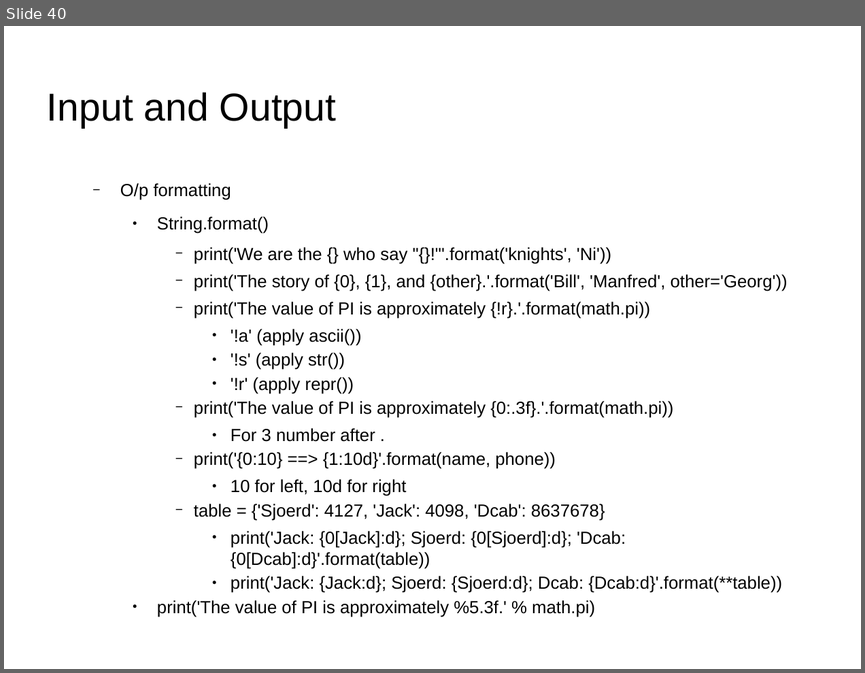
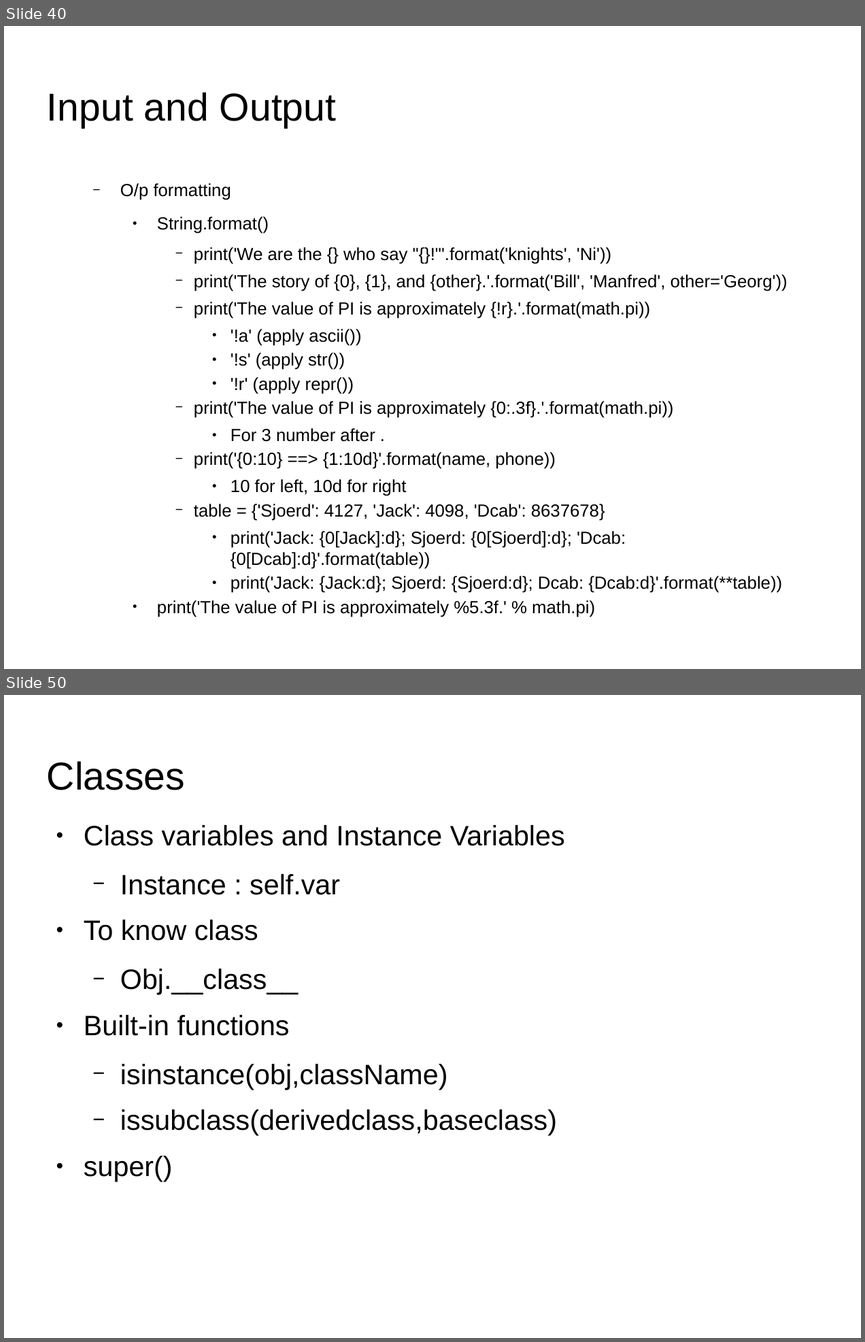
Before and after one commit to shikha-desai/Internship_PreWork, a slide deck: Python/Python_Notes.odp. Shown one above the other, each under a label of ours: slide 40 before the commit, slides 40 and 50 after it; the slides between them are not shown. The pictures are 865x673 and 865x1342 pixels, drawn with LibreOffice and Linux fonts; fonts in the diff are those of the drawing; background and template pictures are left out. Boxes give left, top, right and bottom in pixels: in the first picture for what was removed or moved away, otherwise in the second. Text is boxed around its words. In the diff, an @@ line names an element or a change of style, - is before the commit and + after.

```diff
--- a/Python/Python_Notes.odp
+++ b/Python/Python_Notes.odp
@@ slide 50 added at (4,695,861,1338), background picture (left out) @@
@@ title added at (47,761,185,790), 36 pt, text #000000 @@
+Classes
@@ text added at (84,825,565,1181), 26 pt, text #000000 @@
+● Class variables and Instance Variables
+  − Instance : self.var
+● To know class
+  − Obj.__class__
+● Built-in functions
+  − isinstance(obj,className)
+  − issubclass(derivedclass,baseclass)
+● super()
```
Also in this commit, not shown: 14 other slides added, 2 other files.
